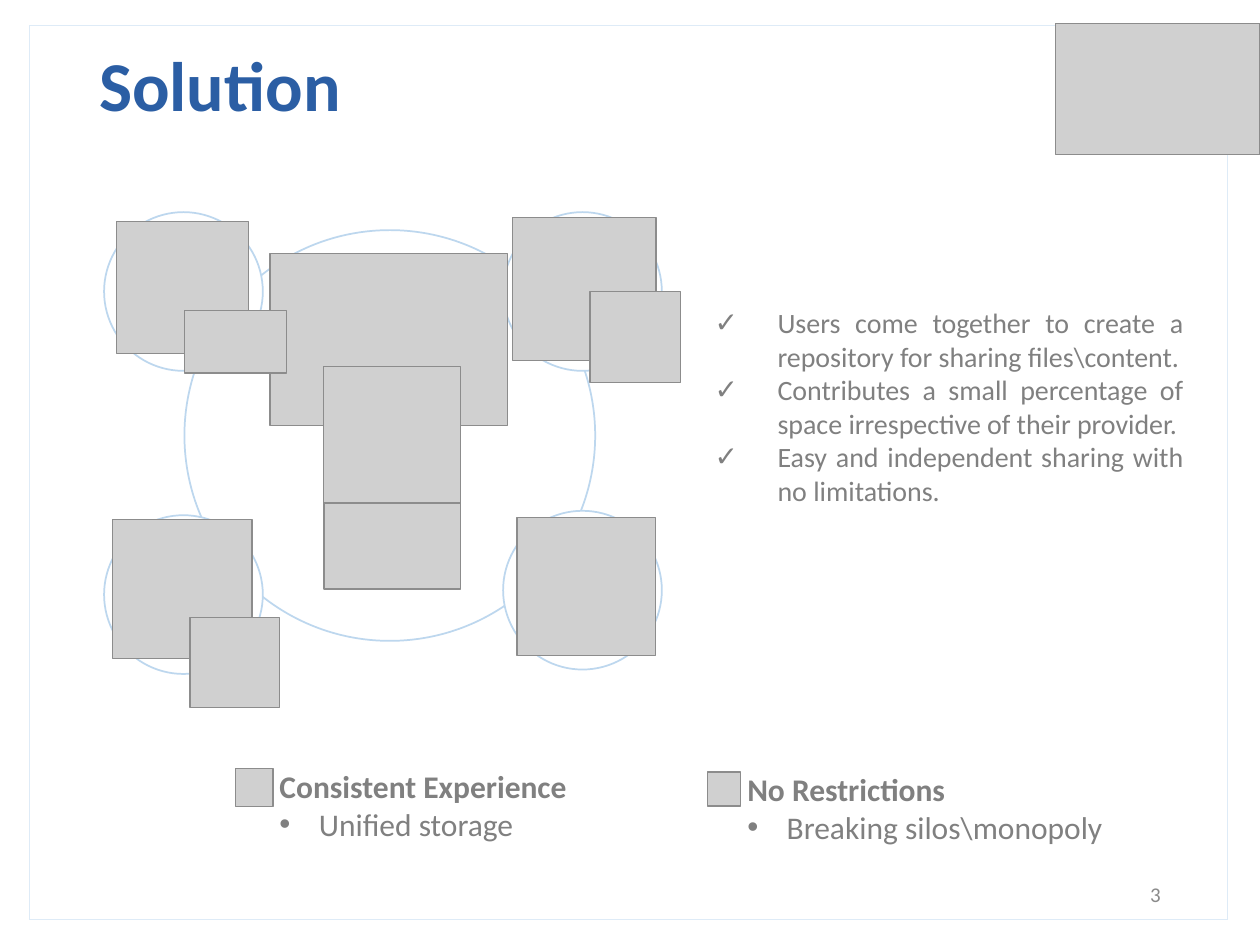
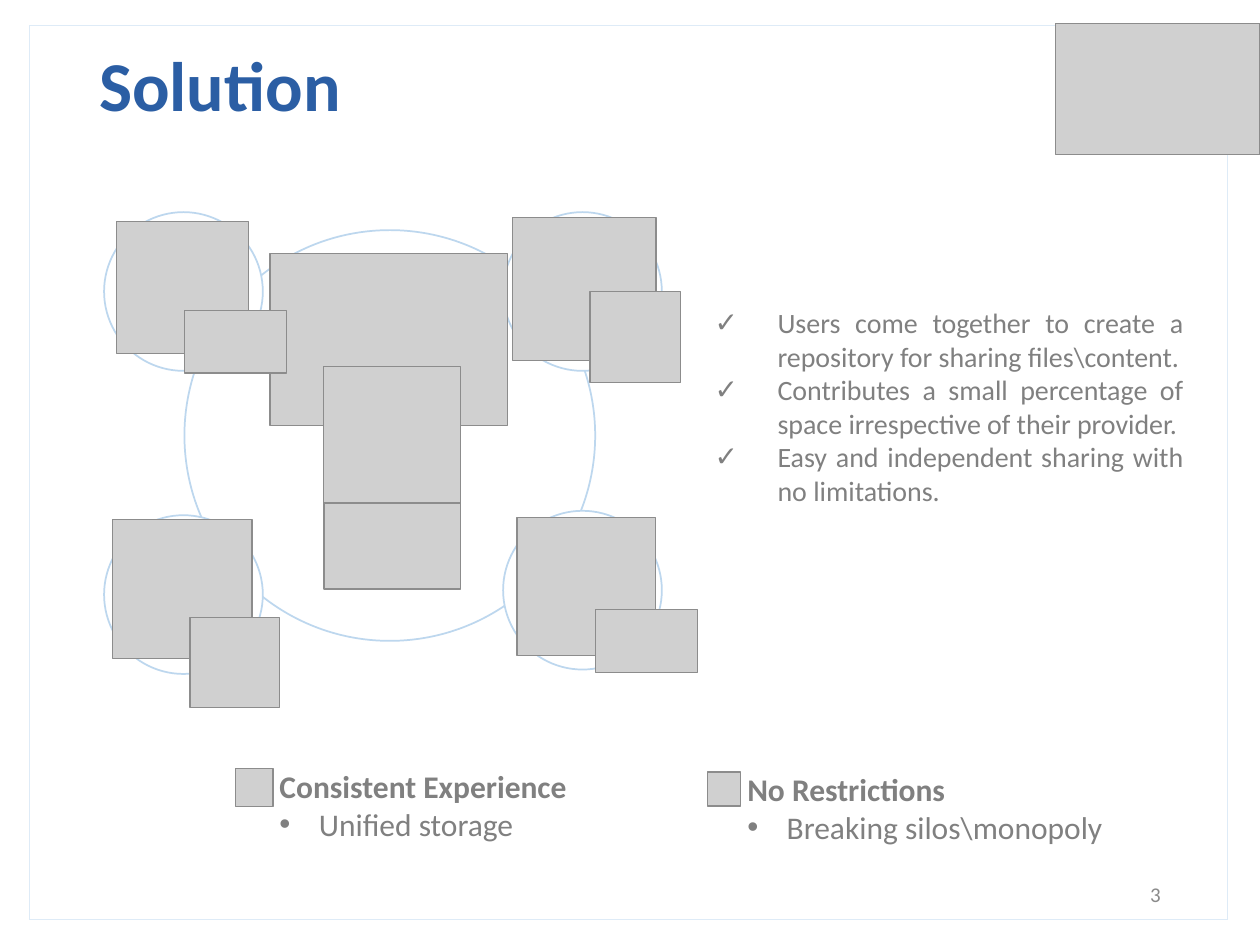
Before and after one commit to roommen/crumbs, a slide deck: slide 3 of Crumbs.pptx. Drawn at 1260x945 pixels with LibreOffice and Linux fonts; fonts in the diff are those of the drawing; grey boxes stand for pictures; background and template pictures are left out. Boxes give left, top, right and bottom in pixels: in the first picture for what was removed or moved away, otherwise in the second. Text is boxed around its words. In the diff, an @@ line names an element or a change of style, - is before the commit and + after.

Commit message:
Updated slide and definition formatting

```diff
--- a/Crumbs.pptx
+++ b/Crumbs.pptx
@@ picture added at <box>595,610,697,673</box> @@
```
Also in this commit, not shown: 1 other file.
